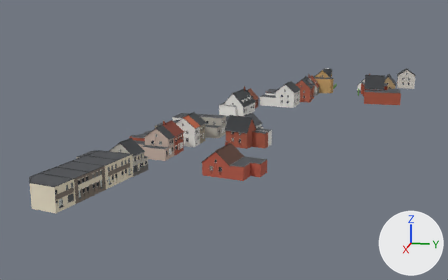
One commit to the glTF model web/public/models/molenhoek_end3.glb: the scene before it, then after it.
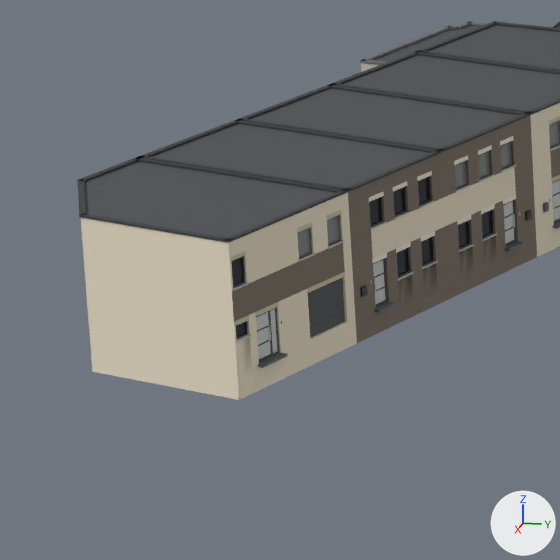
Old and new are each drawn whole from a 50 mm lens placed at (262.0, 30.0, 54.0), pointed at (21.0, -19.0, -6.0) and again close up on the part from 4% to 24% of the width and 52% to 86% of the height. Lighting does not change. The marker at lower right points along +X, +Y and +Z. The older version's two pictures come first. Where no turn or scale is listed for an object, it has been applied to the vertices. Vertices at exactly the same position are counted once.

Objects in the first close-up: 'mh_brick', 'mh_detail_e', 'mh_glass', 'mh_panel', 'mh_stone' and 1 more.
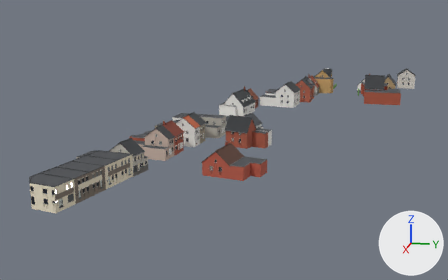
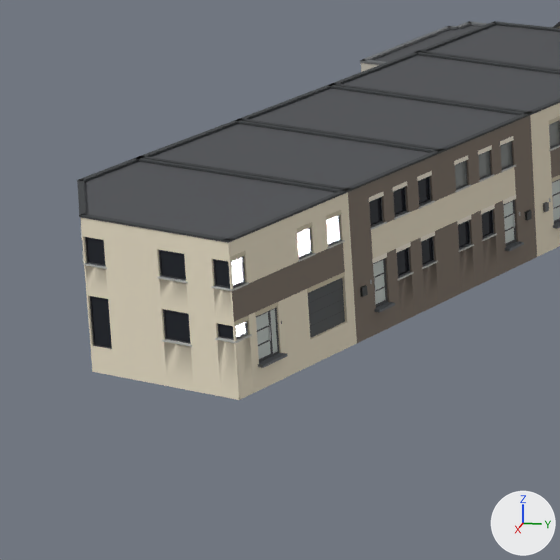
Where the newer file only moved an object's origin or applied its transform, the numbers keep the older frame.

Edits to the bpy script that builds the scene:
```text
Add mat_mh_glass_in:
    mat_mh_glass_in = bpy.data.materials.new('mh_glass_in')
    mat_mh_glass_in.use_nodes = True; mat_mh_glass_in.node_tree.nodes.clear()
    _N = mat_mh_glass_in.node_tree.nodes; _L = mat_mh_glass_in.node_tree.links
    n0 = _N.new('ShaderNodeBsdfPrincipled'); n0.name = 'Principled BSDF'
    n0.inputs[1].default_value = 0.3  # 'Metallic'
    n0.inputs[2].default_value = 0.06  # 'Roughness'
    n1 = _N.new('ShaderNodeOutputMaterial'); n1.name = 'Material Output'
    n2 = _N.new('ShaderNodeVertexColor'); n2.name = 'Color Attribute'
    _L.new(n0.outputs[0], n1.inputs[0])  # 'BSDF' to 'Surface'
    _L.new(n2.outputs[0], n0.inputs[0])  # 'Color' to 'Base Color'
Change me_mh_brick:
    remove me_mh_brick.from_pydata(...)  # 2638 vertices, 2864 faces; spans x -103.0..103.0, y -54.0..54.0, z -7.0..7.0
    add me_mh_brick.from_pydata(...)  # 2774 vertices, 3006 faces; spans x -103.0..103.0, y -54.0..54.0, z -7.0..7.0
    me_mh_brick part 1: 136 vertices added at x 94.0..103.0, y -54.0..-44.0, z -7.0..0.0
    other edits to the shape of me_mh_brick do not show in these pictures
Change me_mh_detail_e:
    remove me_mh_detail_e.from_pydata(...)  # 2835 vertices, 2782 faces; spans x -39.7..39.7, y -21.3..21.3, z -5.4..5.4
    add me_mh_detail_e.from_pydata(...)  # 3071 vertices, 2998 faces; spans x -39.7..39.8, y -31.5..21.3, z -5.4..5.4
    me_mh_detail_e part 2: the loose piece of 12 vertices spanning x 38.8..39.6, y -20.9..-20.7, z -3.6..-2.9 is copied, and the copy is scaled about its middle by (-0.271, 4.27, 1), then moved by (0.3, -0.5, 0.0); it spans x 39.4..39.6, y -21.8..-20.9, z -3.6..-2.9
    me_mh_detail_e part 3: the loose piece of 8 vertices spanning x 37.4..37.5, y -20.4..-20.3, z -4.4..-3.7 is multiplied about its middle by the matrix ((-1.427, 0.364, 0.375), (0.363, -0.093, 1.473), (0.375, 1.473, 0.0)), then moved by (2.1, -1.0, 0.4)
    me_mh_detail_e part 4: the loose piece of 12 vertices spanning x 38.8..39.6, y -20.9..-20.7, z -3.6..-2.9 is copied, and the copy is scaled about its middle by (-0.457, 7.22, 2.17), then moved by (-0.4, -3.2, -0.2); it spans x 38.7..39.0, y -24.7..-23.3, z -4.2..-2.7
    me_mh_detail_e part 5: the loose piece of 12 vertices spanning x 36.9..38.3, y -20.6..-20.2, z -5.1..-2.9 is copied, and the copy is scaled about its middle by (-0.194, 3.07, 1.09), then moved by (0.2, -7.7, 0.1); it spans x 37.6..37.9, y -28.7..-27.6, z -5.1..-2.7
    me_mh_detail_e part 6: the loose piece of 12 vertices spanning x 38.7..39.6, y -20.9..-20.7, z -1.3..0.0 is copied, and the copy is scaled about its middle by (-0.261, 4.13, 1), then moved by (0.3, -0.5, 0.0); it spans x 39.4..39.6, y -21.8..-20.9, z -1.3..0.0
    me_mh_detail_e part 7: the loose piece of 12 vertices spanning x 38.7..39.6, y -20.9..-20.7, z -1.3..0.0 is copied, and the copy is scaled about its middle by (-0.44, 6.98, 1), then moved by (-0.3, -3.2, 0.0); it spans x 38.7..39.0, y -24.7..-23.3, z -1.3..0.0
    me_mh_detail_e part 8: the loose piece of 12 vertices spanning x 38.7..39.6, y -20.9..-20.7, z -1.3..0.0 is copied, and the copy is scaled about its middle by (-0.33, 5.23, 1), then moved by (-1.4, -7.4, 0.0); it spans x 37.6..37.9, y -28.7..-27.6, z -1.3..0.0
    me_mh_detail_e part 9: 84 vertices added at x 29.9..39.8, y -31.5..-20.8, z -5.1..-1.3
    other edits to the shape of me_mh_detail_e do not show in these pictures
Change me_mh_glass:
    remove me_mh_glass.from_pydata(...)  # 995 vertices, 501 faces; spans x -107.0..107.0, y -53.0..53.0, z -5.0..5.0
    add me_mh_glass.from_pydata(...)  # 979 vertices, 493 faces; spans x -107.0..98.0, y -51.0..53.0, z -5.0..5.0
    me_mh_glass part 10: the loose piece of 4 vertices spanning x 100.0..101.0, y -52.0..-51.0, z -2.0..0.0 is deleted
    me_mh_glass part 11: the loose piece of 4 vertices spanning x 107.0, y -53.0, z -4.0..-3.0 is deleted
    me_mh_glass part 12: the loose piece of 4 vertices spanning x 102.0..103.0, y -52.0, z -2.0..0.0 is deleted
    me_mh_glass part 13: the loose piece of 4 vertices spanning x 107.0, y -53.0, z -2.0..0.0 is deleted
Add ob_mh_glass_in:
    ob_mh_glass_in = bpy.data.objects.new('mh_glass_in', me_mh_glass_in)  # 68 vertices, 34 faces; spans x -4.79..4.79, y -6.08..6.08, z -2.54..2.54
    ob_mh_glass_in.location = (115.96, -47.42, 0.97)
```

Where the change shows, as pixel boxes [x1, y1, x2, y2] in the close-ups (560 x 560 px; the box of a moved part takes in the faces that stretch with it):
'mh_glass_in', added: after [86, 216, 340, 348]
part 1 of me_mh_brick, added: after [81, 218, 239, 400]
part 2 of me_mh_detail_e, added: after [217, 323, 234, 340]
part 3 of me_mh_detail_e, moved or reshaped: before [269, 325, 271, 341]; after [215, 337, 237, 343]
part 4 of me_mh_detail_e, added: after [163, 309, 191, 344]
part 5 of me_mh_detail_e, added: after [90, 296, 112, 349]
part 6 of me_mh_detail_e, added: after [213, 259, 230, 288]
part 7 of me_mh_detail_e, added: after [159, 250, 186, 280]
part 8 of me_mh_detail_e, added: after [85, 237, 106, 266]
part 9 of me_mh_detail_e, added: after [81, 230, 232, 347]
part 10 of me_mh_glass, deleted: before [327, 216, 340, 244]
part 11 of me_mh_glass, deleted: before [236, 322, 247, 338]
part 12 of me_mh_glass, deleted: before [297, 228, 311, 257]
part 13 of me_mh_glass, deleted: before [231, 257, 244, 286]
